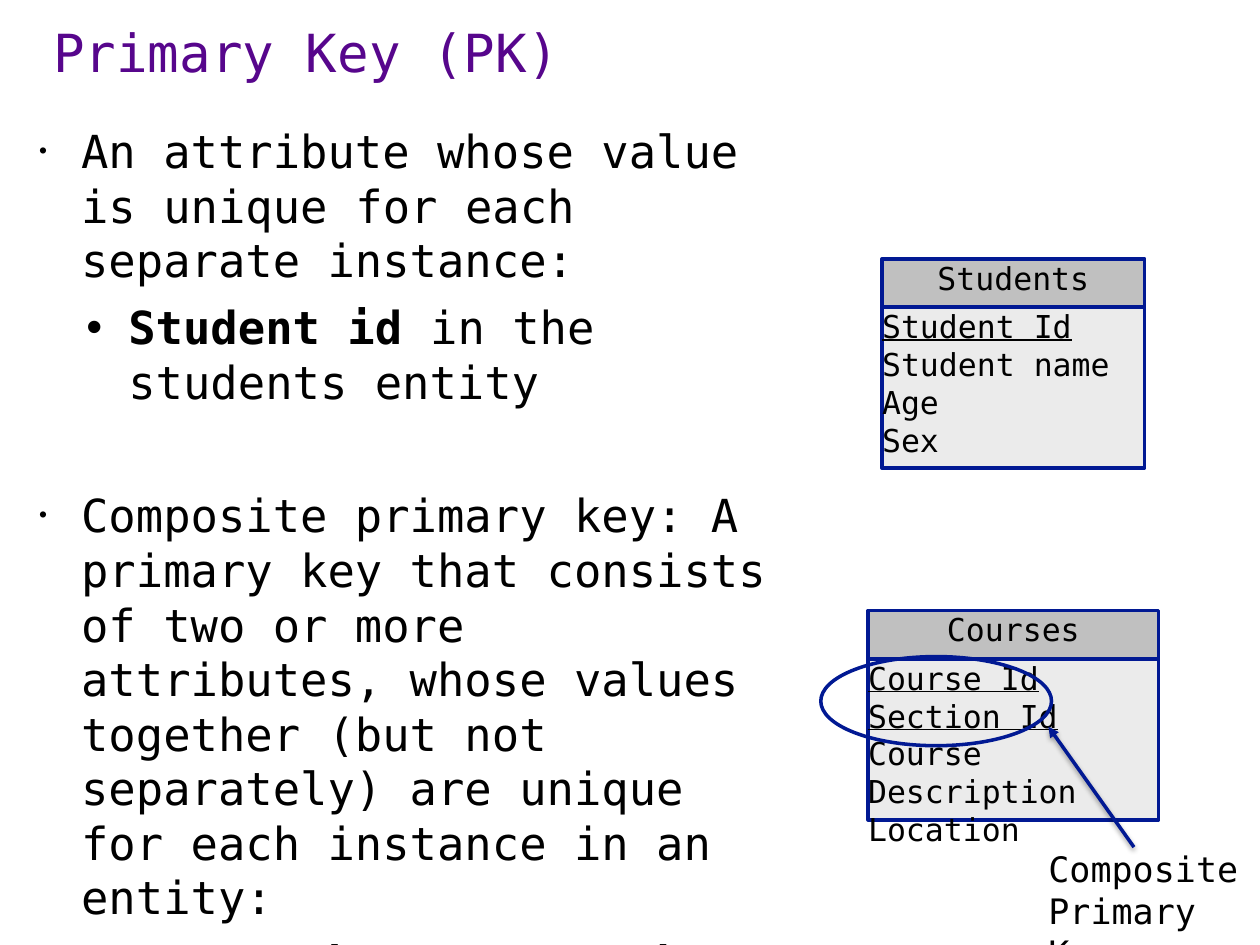
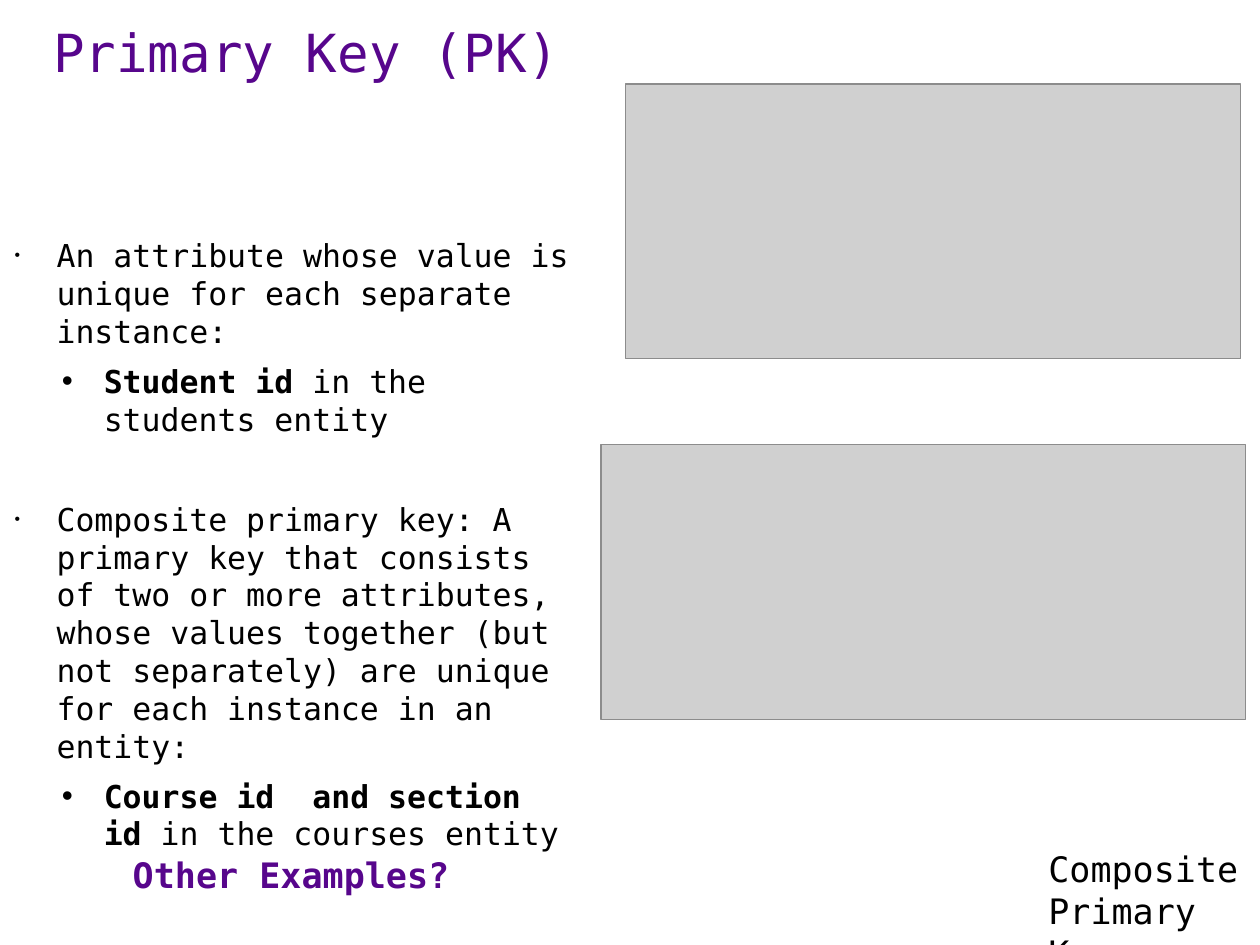
Before and after one commit to ipeirotis/introduction-to-databases, a slide deck: slide 5 of session1/A1-ER_modeling.pptx. Drawn at 1260x945 pixels with LibreOffice and Linux fonts; fonts in the diff are those of the drawing; grey boxes stand for pictures. Boxes give left, top, right and bottom in pixels: in the first picture for what was removed or moved away, otherwise in the second. Text is boxed around its words. In the diff, an @@ line names an element or a change of style, - is before the commit and + after.

```diff
--- a/session1/A1-ER_modeling.pptx
+++ b/session1/A1-ER_modeling.pptx
@@ picture added at box(626, 84, 1241, 359) @@
@@ text at box(57, 243, 569, 852): paragraph removed @@
-Other Examples?
@@ text "An attribute whose value is ...": place and size @@
-text "An attribute whose value is ..." at box(81, 133, 766, 924)
+text "An attribute whose value is ..." at box(57, 243, 569, 852)
@@ text "An attribute whose value is ..." at box(57, 243, 569, 852): size 26 to 18 pt @@
@@ rectangle removed at box(882, 258, 1144, 306) @@
-Students
@@ rectangle removed at box(882, 307, 1144, 469) @@
-Student Id
-Student name
-Age
-Sex
@@ picture added at box(601, 445, 1246, 719) @@
@@ rectangle removed at box(868, 611, 1159, 659) @@
-Courses
@@ freeform shape removed at box(820, 656, 1051, 746) @@
@@ rectangle removed at box(868, 659, 1159, 820) @@
-Course Id
-Section Id
-Course Description
-Location
@@ arrow removed from (1134, 847) to (1048, 727) @@
@@ text added at box(133, 861, 449, 896), 20 pt, text #57068C, bold @@
+Other Examples?
```
Also in this commit, not shown: 3 other slides changed.
